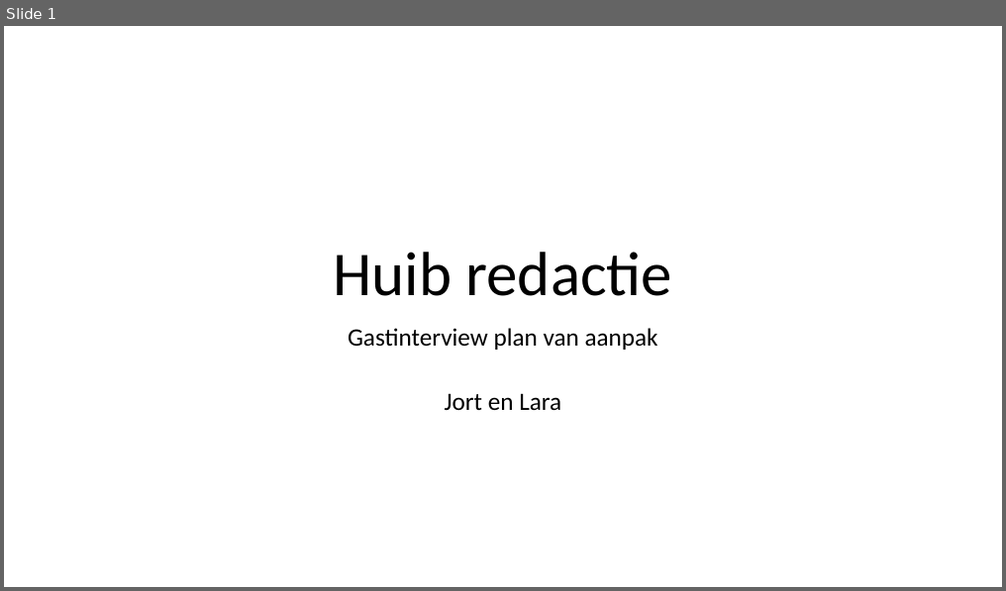
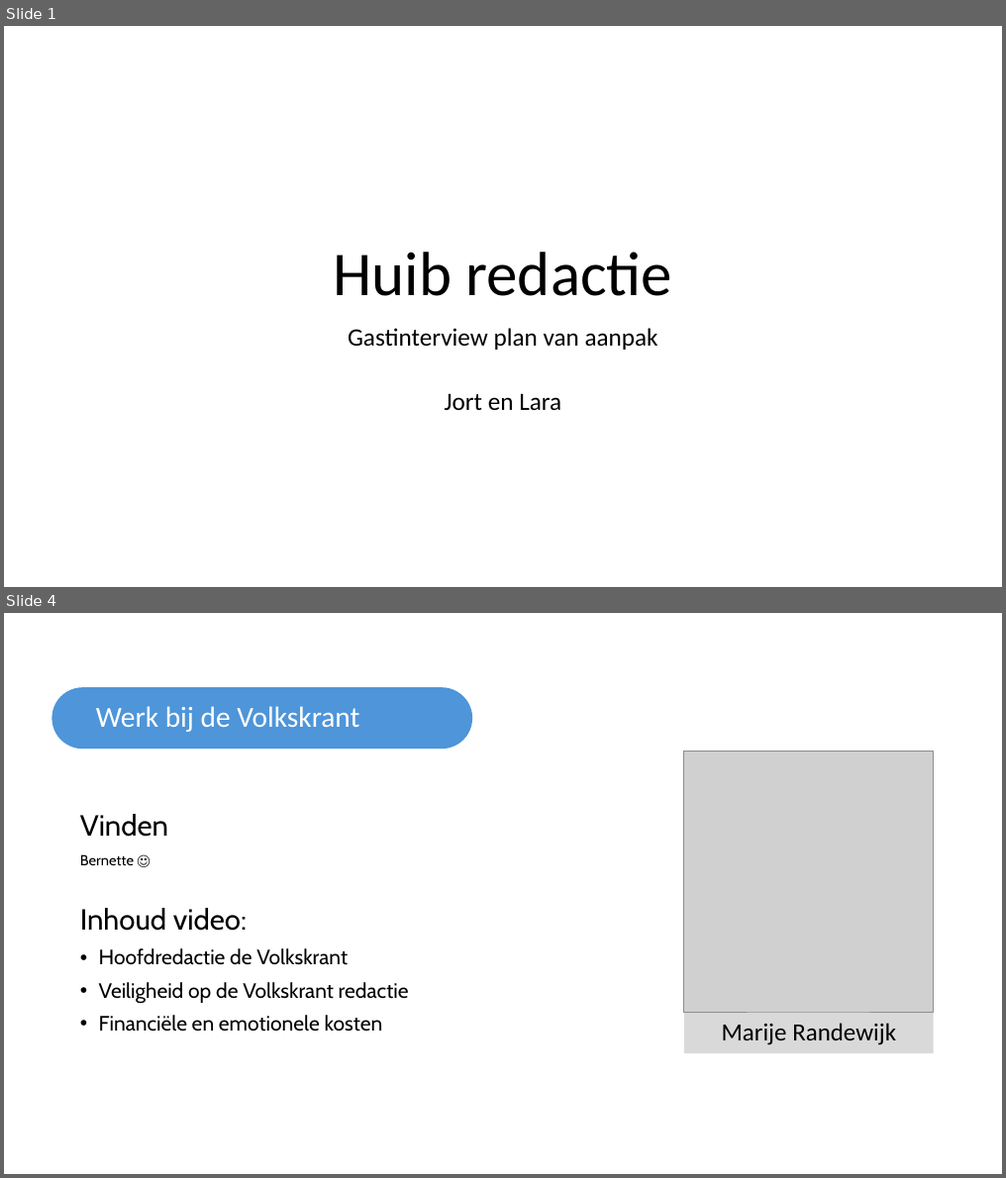
Before and after one commit to JortSiemes/JNM-Premaster, a slide deck: Vakken Y2/Crossmediale onderzoeksweken/Huib Modderkolk/Huib redactie.pptx. Shown one above the other, each under a label of ours: slide 1 before the commit, slides 1 and 4 after it; the slides between them are not shown. The pictures are 1006x591 and 1006x1178 pixels, drawn with LibreOffice and Linux fonts; fonts in the diff are those of the drawing; grey boxes stand for pictures. Boxes give left, top, right and bottom in pixels: in the first picture for what was removed or moved away, otherwise in the second. Text is boxed around its words. In the diff, an @@ line names an element or a change of style, - is before the commit and + after.

```diff
--- a/Vakken Y2/Crossmediale onderzoeksweken/Huib Modderkolk/Huib redactie.pptx
+++ b/Vakken Y2/Crossmediale onderzoeksweken/Huib Modderkolk/Huib redactie.pptx
@@ slide 4 added at box(4, 613, 1002, 1174), background #FFFFFF @@
@@ rounded rectangle added at box(52, 687, 472, 749), fill #4E95D9 @@
@@ text added at box(96, 706, 359, 732), 28 pt, text #FFFFFF @@
+Werk bij de Volkskrant
@@ picture added at box(684, 752, 933, 1012) @@
@@ picture added at box(684, 762, 934, 1012) @@
@@ text added at box(80, 814, 409, 1032), 20 pt, text #000000 @@
+Vinden
+Bernette ☺
+Inhoud video:
+• Hoofdredactie de Volkskrant
+• Veiligheid op de Volkskrant redactie
+• Financiële en emotionele kosten
@@ rectangle added at box(684, 1012, 934, 1054), fill #D9D9D9 @@
@@ text added at box(722, 1023, 896, 1046), 23.8 pt, text #000000 @@
+Marije Randewijk
```
Also in this commit, not shown: 1 slide changed, 2 other slides added, 3 other files.
